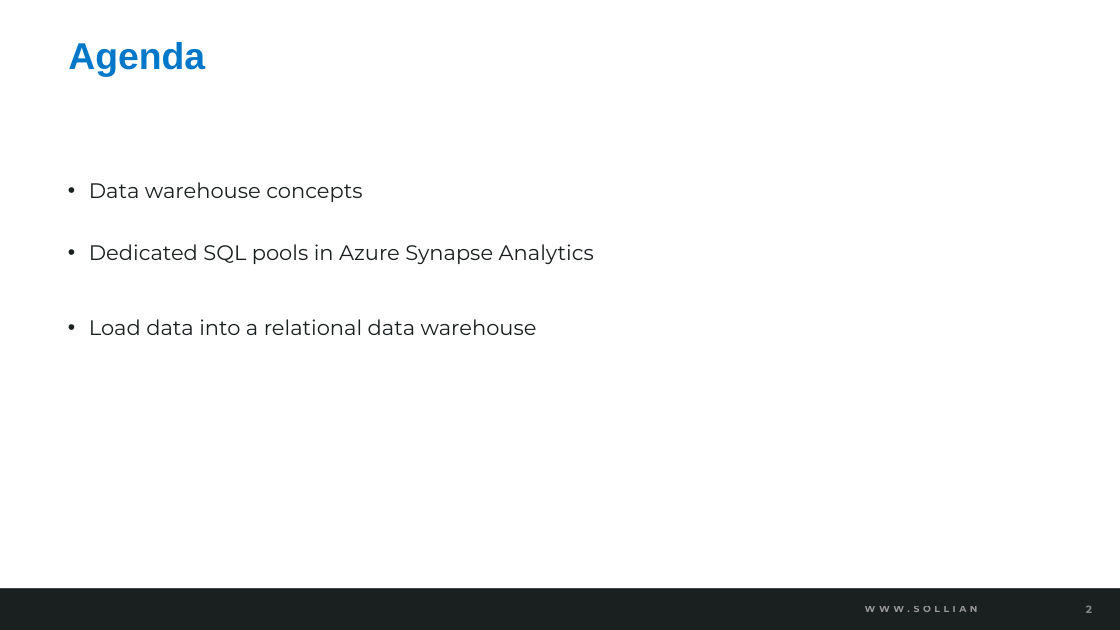
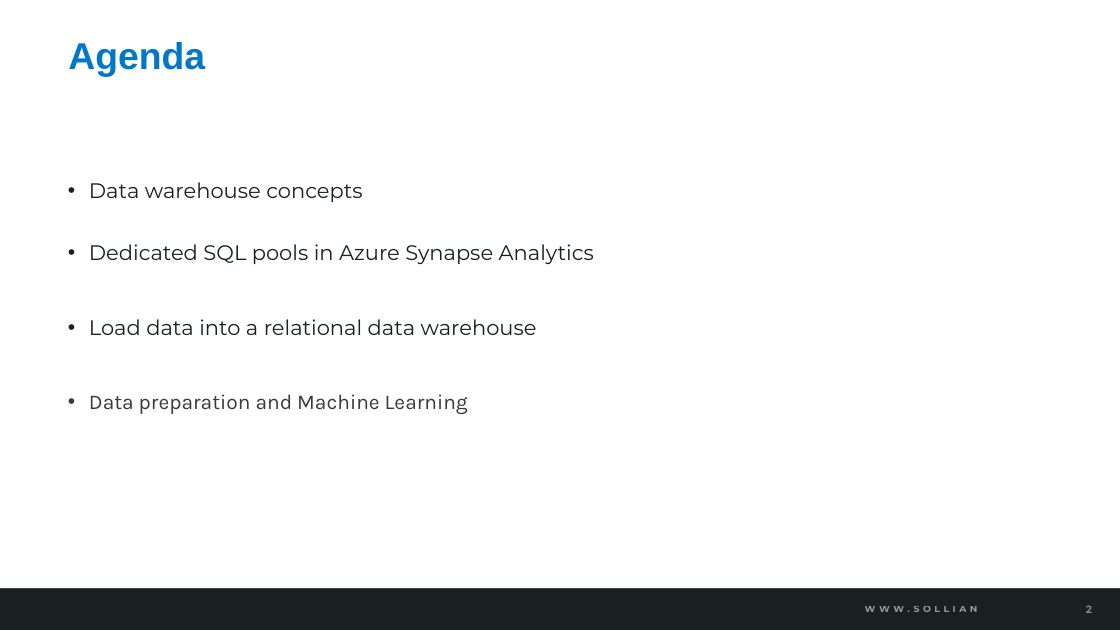
Before and after one commit to solliancenet/azure-data-engineering-conference-workshop-students, a slide deck: slide 2 of 06-Ingest and load data.pptx. Drawn at 1120x630 pixels with LibreOffice and Linux fonts; fonts in the diff are those of the drawing; background and template pictures are left out. Boxes give left, top, right and bottom in pixels: in the first picture for what was removed or moved away, otherwise in the second. Text is boxed around its words. In the diff, an @@ line names an element or a change of style, - is before the commit and + after.

Commit message:
Deck updates

```diff
--- a/06-Ingest and load data.pptx
+++ b/06-Ingest and load data.pptx
@@ text at (x1=89, y1=394, x2=468, y2=414): paragraph added @@
+• Data preparation and Machine Learning
```
Also in this commit, not shown: 4 slides added.
